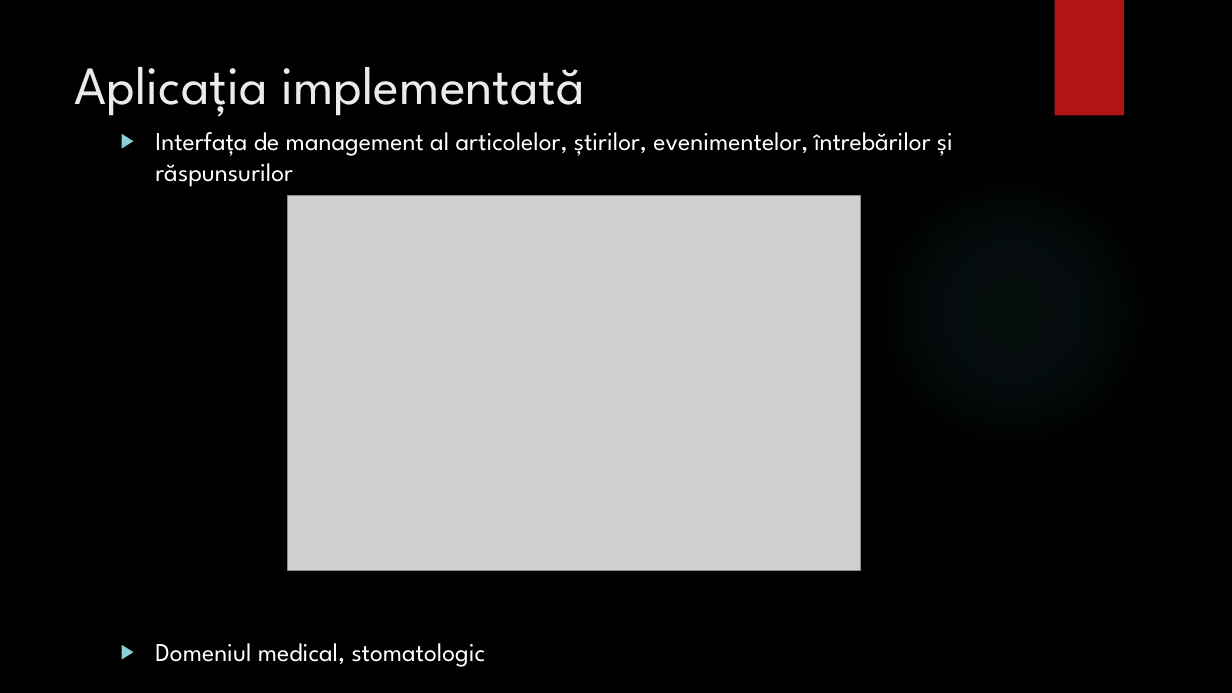
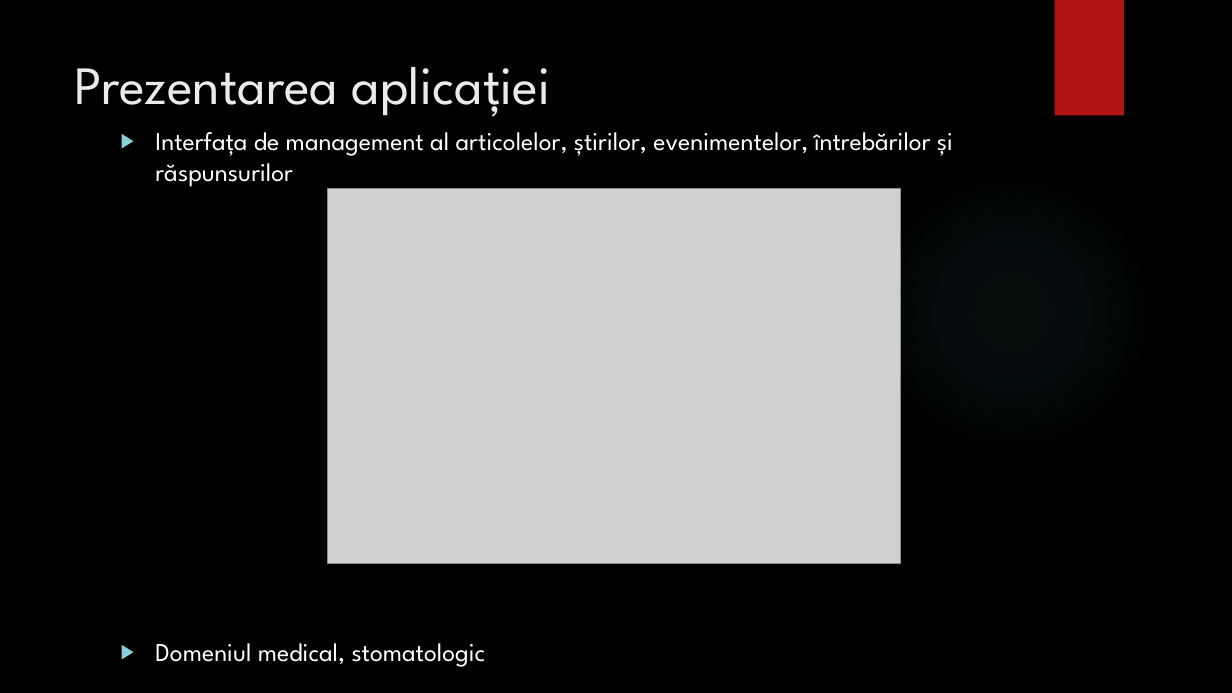
Before and after one commit to bogdanmatra/stoma, a slide deck: slide 10 of documentation/Prezentare_Licenta_Matragociu_Bogdan.pptx (slide 8 before the commit). Drawn at 1232x693 pixels with LibreOffice and Linux fonts; fonts in the diff are those of the drawing; grey boxes stand for pictures; background and template pictures are left out. Boxes give left, top, right and bottom in pixels: in the first picture for what was removed or moved away, otherwise in the second. Text is boxed around its words. In the diff, an @@ line names an element or a change of style, - is before the commit and + after.

```diff
--- a/documentation/Prezentare_Licenta_Matragociu_Bogdan.pptx
+++ b/documentation/Prezentare_Licenta_Matragociu_Bogdan.pptx
@@ title at (x1=75, y1=67, x2=551, y2=117): text changed @@
-Aplicația implementată
+Prezentarea aplicației
@@ picture moved from (x1=287, y1=196, x2=860, y2=571) to (x1=328, y1=189, x2=901, y2=564) @@
```
Also in this commit, not shown: 8 other slides changed, 4 slides added, 2 slides removed, 1 other file.
